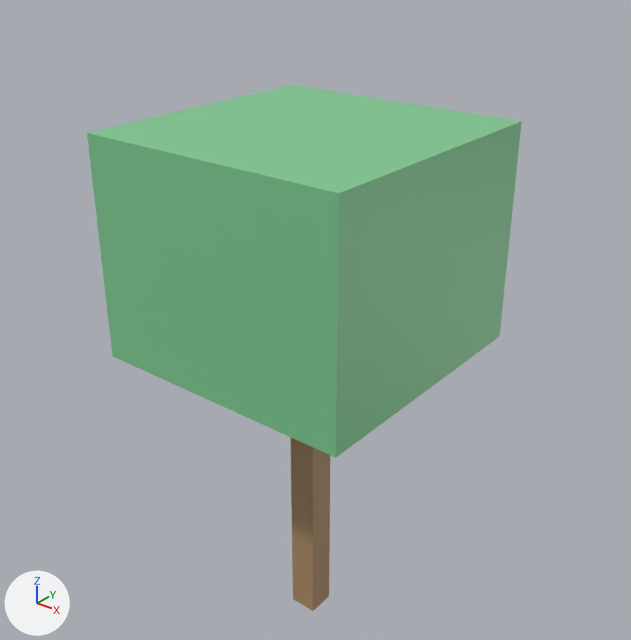
A saved change to the glTF model data/islands/disksaver/glb/Prop_DS_Tree_14.glb.
Both versions are drawn from a 50 mm camera at (4.9, -6.04, 7.35) aimed at (-0.08, 0.19, 3.49). Arrows for +X, +Y and +Z are at lower left; the lights stay in place. The first picture is the older version. Vertices at exactly the same position are counted once.
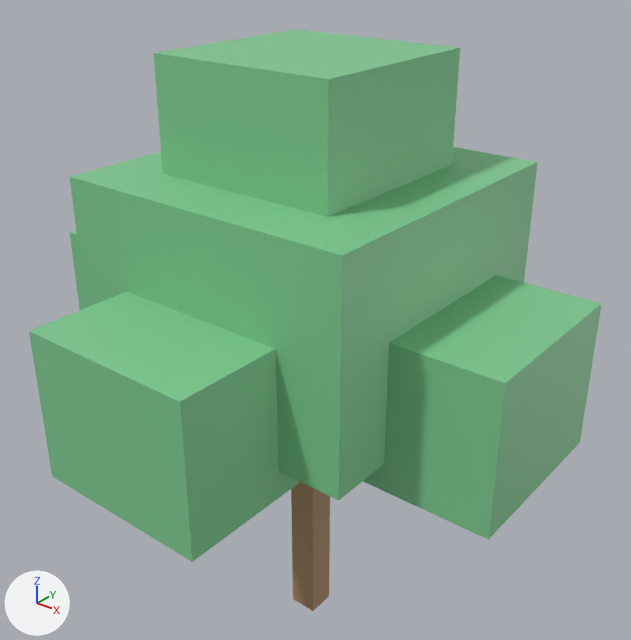
Where the change shows, as pixel boxes (x1, y1, x2, y2) in the pictures (631 x 640 px):
'Cube.001', moved, rescaled
    before: (87, 85, 522, 458)
    after: (70, 146, 538, 500)
'Cube.005', added (green)
    after: (29, 291, 300, 562)
'Cube.006', added (green)
    after: (153, 29, 460, 217)
'Cube.002', added (green)
    after: (363, 275, 602, 540)
'Cube.003', added (green)
    after: (70, 230, 86, 310)

The change in detail:
me_cube_1462 is used by ob_cube_001; location (0.0, 0.0, 0.0).
me_cube_1462 had 8 vertices, 12 faces and spanned x -1.38..1.38, y -1.38..1.38, z 3.3..5.5.
me_cube_1462 now has 8 vertices, 12 faces and spans x -1.51..1.51, y -1.51..1.51, z 3.03..5.12.
me_cube_1462 part 1: the whole mesh is scaled about its middle by (1.1, 1.1, 0.95), then moved by (0.0, 0.0, -0.33).
Mesh me_cube_1537 is new.
It is a box spanning x -0.94..0.94, y -0.94..0.94, z 4.95..6.16.
It uses material mat_ds_leaf2 (green #80ca92).
Mesh me_cube_1536 is new.
It is a box spanning x -0.88..0.88, y -2.53..-0.77, z 2.75..4.18.
It uses material mat_ds_leaf2 (green #80ca92).
Mesh me_cube_1534 is new.
It is a box spanning x -2.53..-0.77, y -0.88..0.88, z 2.75..4.18.
It uses material mat_ds_leaf2 (green #80ca92).
Mesh me_cube_1533 is new.
It is a box spanning x 0.77..2.53, y -0.88..0.88, z 2.75..4.18.
It uses material mat_ds_leaf2 (green #80ca92).
Object 'Cube.006' (ob_cube_006) is new; it shows me_cube_1537.
Its location is (0.0, 0.0, 0.0).
Object 'Cube.005' (ob_cube_005) is new; it shows me_cube_1536.
Its location is (0.0, 0.0, 0.0).
Object 'Cube.003' (ob_cube_003) is new; it shows me_cube_1534.
Its location is (0.0, 0.0, 0.0).
Object 'Cube.002' (ob_cube_002) is new; it shows me_cube_1533.
Its location is (0.0, 0.0, 0.0).
